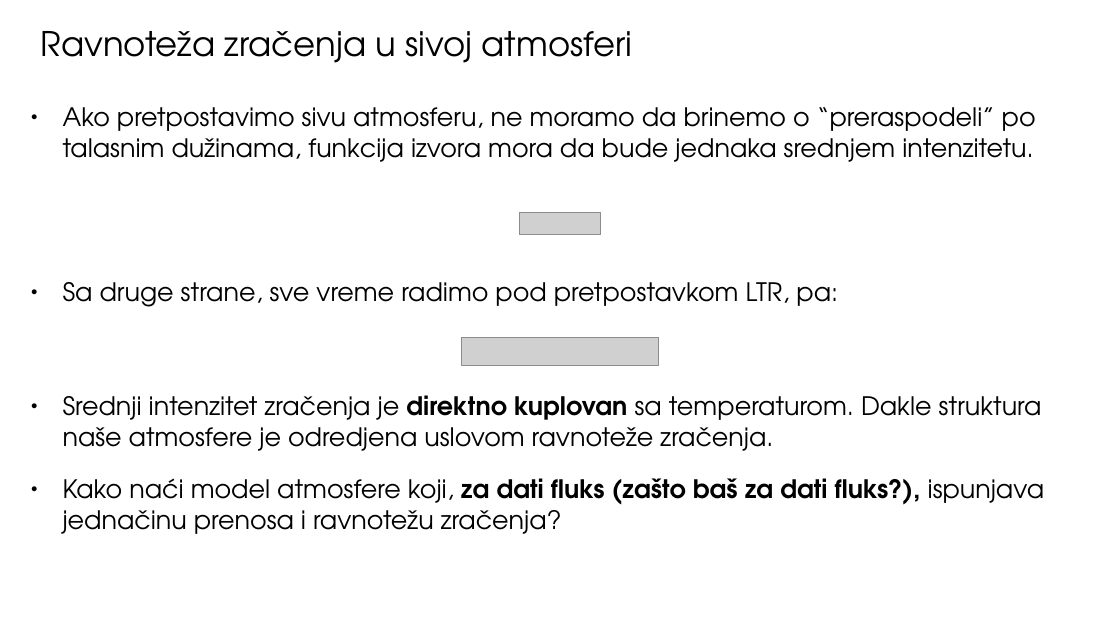
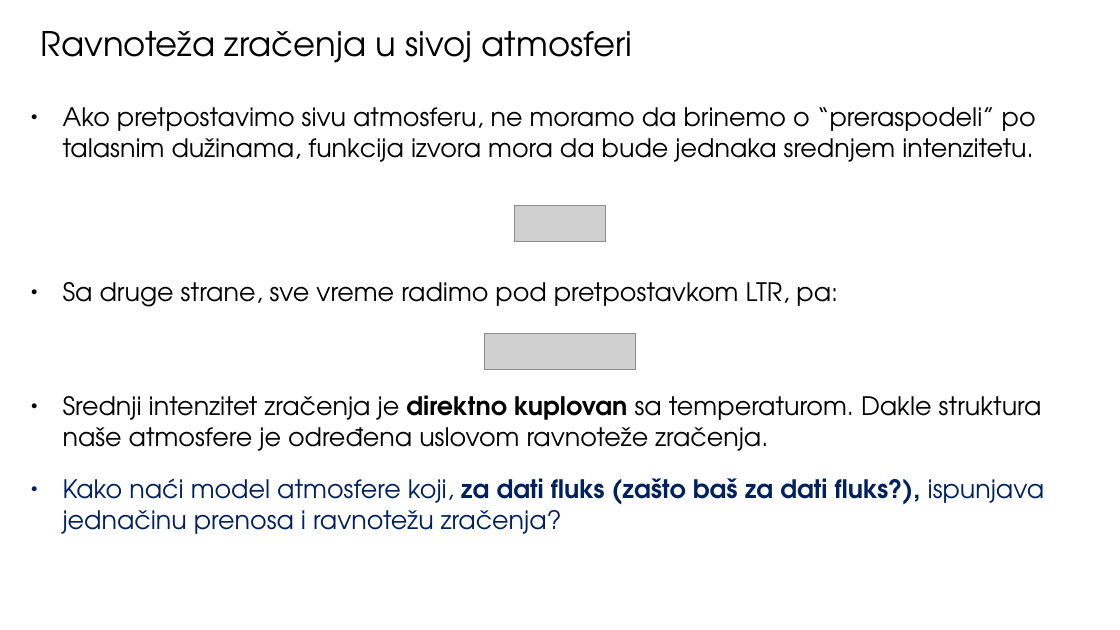
Before and after one commit to ivanzmilic/TZS_matf, a slide deck: slide 22 of Predavanja/Predavanje_05_Atmosfere_u_RZ.pptx. Drawn at 1120x630 pixels with LibreOffice and Linux fonts; fonts in the diff are those of the drawing; grey boxes stand for pictures. Boxes give left, top, right and bottom in pixels: in the first picture for what was removed or moved away, otherwise in the second. Text is boxed around its words. In the diff, an @@ line names an element or a change of style, - is before the commit and + after.

```diff
--- a/Predavanja/Predavanje_05_Atmosfere_u_RZ.pptx
+++ b/Predavanja/Predavanje_05_Atmosfere_u_RZ.pptx
@@ picture: place and size @@
-picture at box(519, 212, 601, 235)
+picture at box(514, 205, 606, 242)
@@ picture: place and size @@
-picture at box(461, 337, 659, 366)
+picture at box(484, 333, 635, 370)
@@ text at box(63, 395, 1042, 451): text changed @@
-● Srednji intenzitet zračenja je direktno kuplovan sa temperaturom. Dakle struktura naše atmosfere je odredjena uslovom ravnoteže zračenja.
+● Srednji intenzitet zračenja je direktno kuplovan sa temperaturom. Dakle struktura naše atmosfere je određena uslovom ravnoteže zračenja.
@@ text at box(63, 478, 1044, 534): text colour #000000 to #002060 in "Kako naći model atmosfere koji, za dati ..." @@
```
Also in this commit, not shown: 23 other slides changed, 2 slides added, 1 slide removed, 5 other files.
